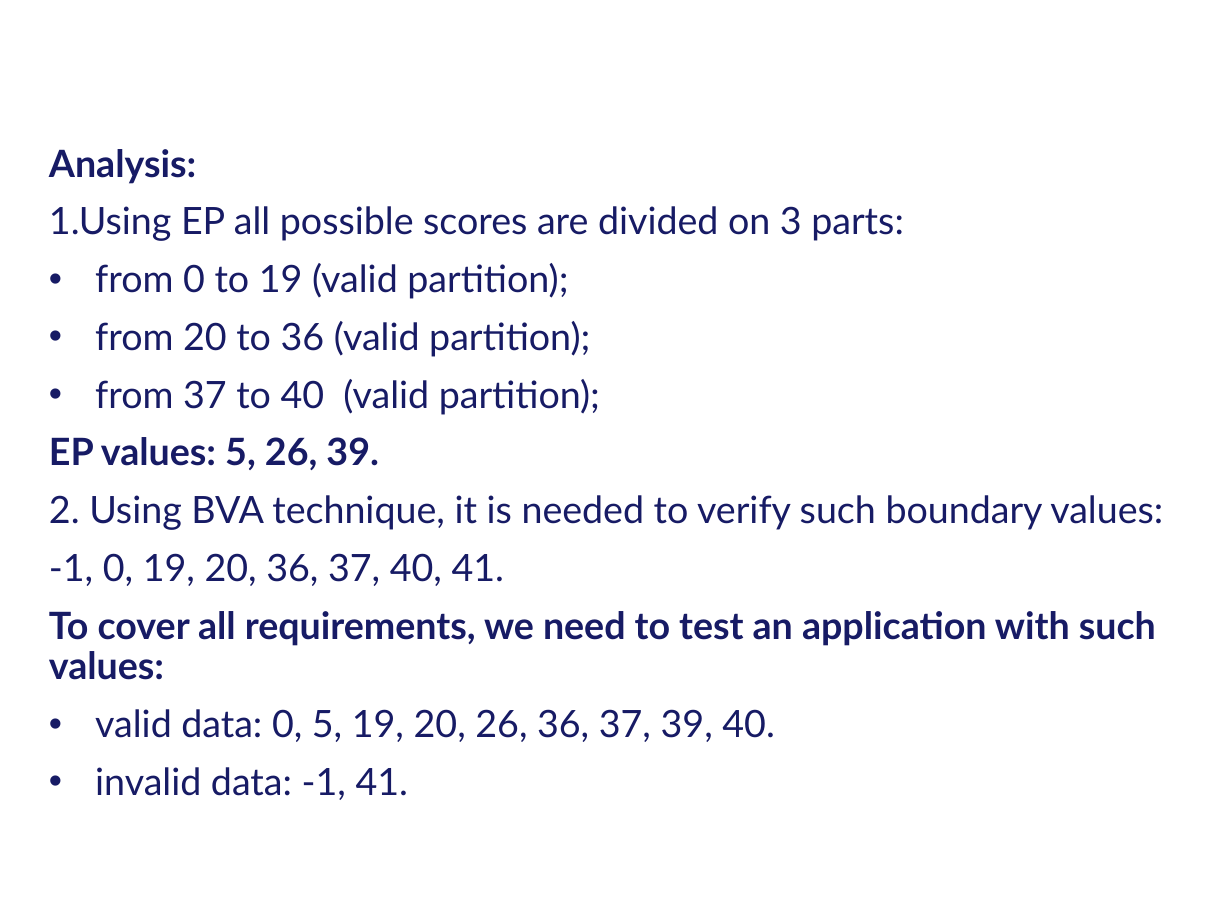
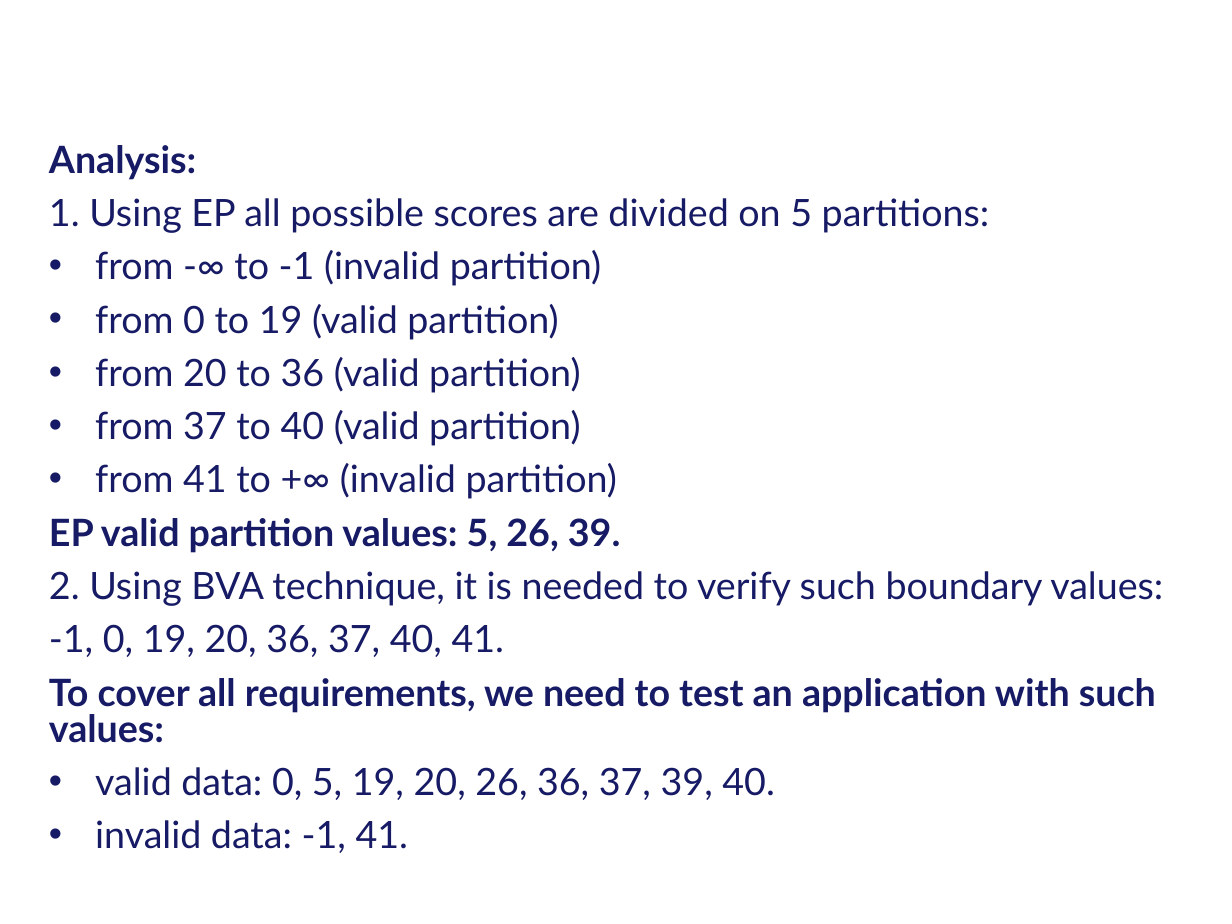
Before and after one commit to VikaSvyryd/HomeWorks, a slide deck: slide 4 of HW4 TDT.pptx. Drawn at 1232x924 pixels with LibreOffice and Linux fonts; fonts in the diff are those of the drawing; background and template pictures are left out. Boxes give left, top, right and bottom in pixels: in the first picture for what was removed or moved away, otherwise in the second. Text is boxed around its words. In the diff, an @@ line names an element or a change of style, - is before the commit and + after.

```diff
--- a/HW4 TDT.pptx
+++ b/HW4 TDT.pptx
@@ text at bbox=[49, 145, 1163, 853]: line spacing 0.9 to 0.8 @@
@@ text at bbox=[49, 198, 990, 553]: text changed @@
-1.Using EP all possible scores are divided on 3 parts:
-• from 0 to 19 (valid partition);
-• from 20 to 36 (valid partition);
-• from 37 to 40 (valid partition);
-EP values: 5, 26, 39.
+1. Using EP all possible scores are divided on 5 partitions:
+• from -∞ to -1 (invalid partition)
+• from 0 to 19 (valid partition)
+• from 20 to 36 (valid partition)
+• from 37 to 40 (valid partition)
+• from 41 to +∞ (invalid partition)
+EP valid partition values: 5, 26, 39.
```
Also in this commit, not shown: 3 other slides changed, 12 slides added, 1 slide removed.
